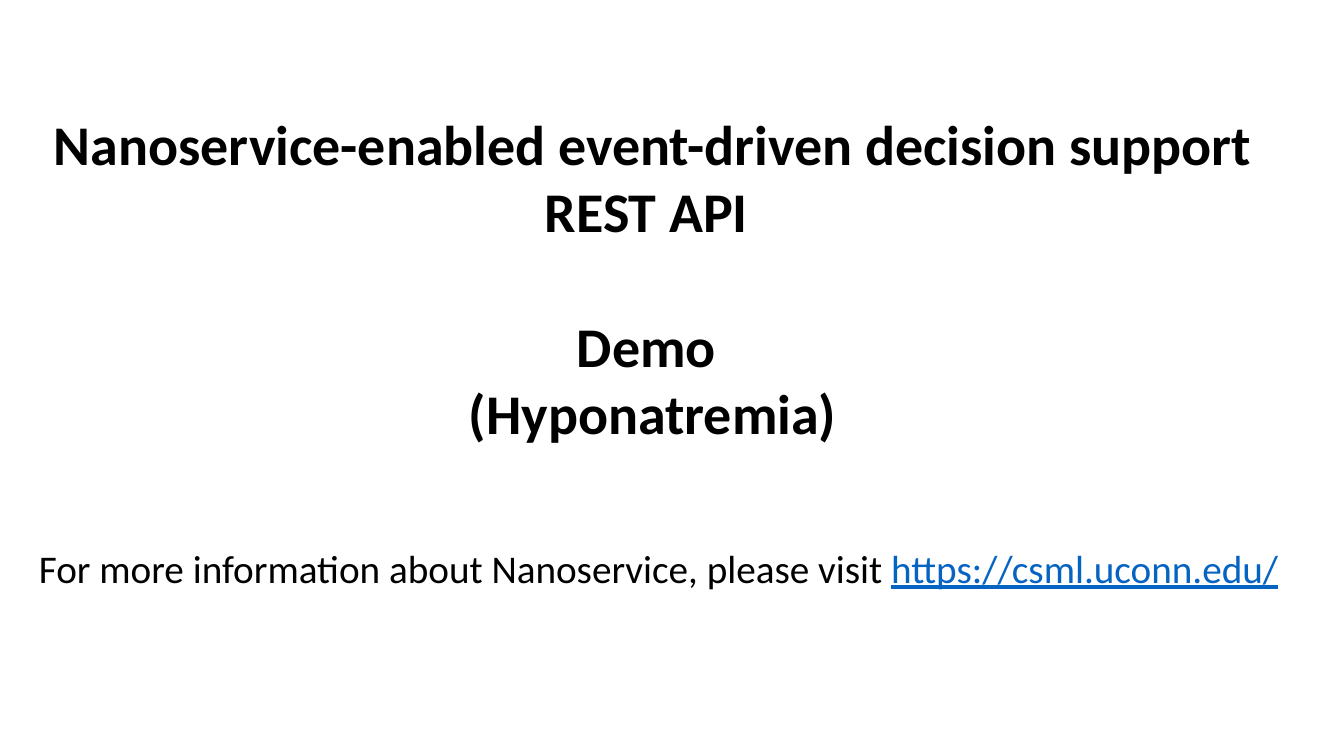
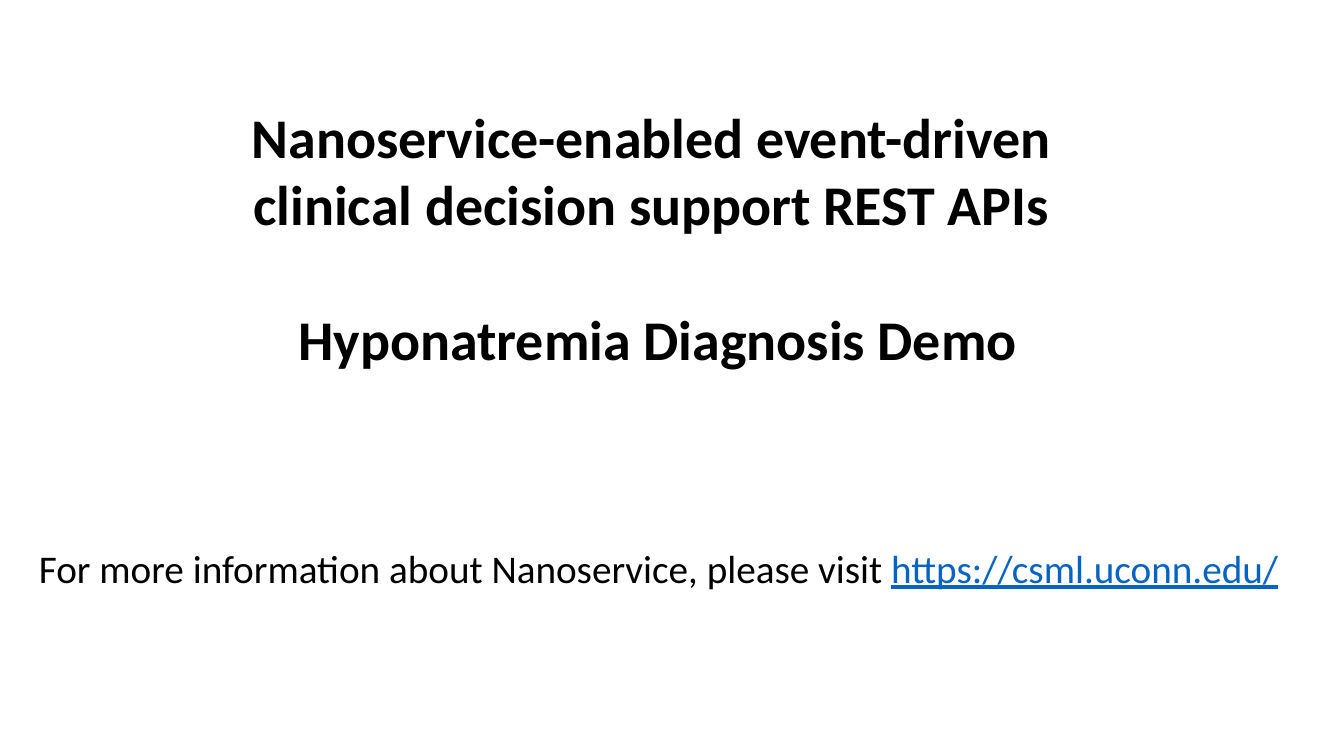
Before and after one commit to yshin1209/Nanoservice, a slide deck: slide 1 of NanoServiceAPI Demo.pptx. Drawn at 1344x756 pixels with LibreOffice and Linux fonts; fonts in the diff are those of the drawing. Boxes give left, top, right and bottom in pixels: in the first picture for what was removed or moved away, otherwise in the second. Text is boxed around its words. In the diff, an @@ line names an element or a change of style, - is before the commit and + after.

```diff
--- a/NanoServiceAPI Demo.pptx
+++ b/NanoServiceAPI Demo.pptx
@@ text at (252,118,1050,370): text changed @@
-Nanoservice-enabled event-driven decision support
-REST API
-Demo
-(Hyponatremia)
+Nanoservice-enabled event-driven
+clinical decision support REST APIs
+Hyponatremia Diagnosis Demo
```
Also in this commit, not shown: 1 other slide changed, 1 slide added, 2 slides removed, 1 other file.
